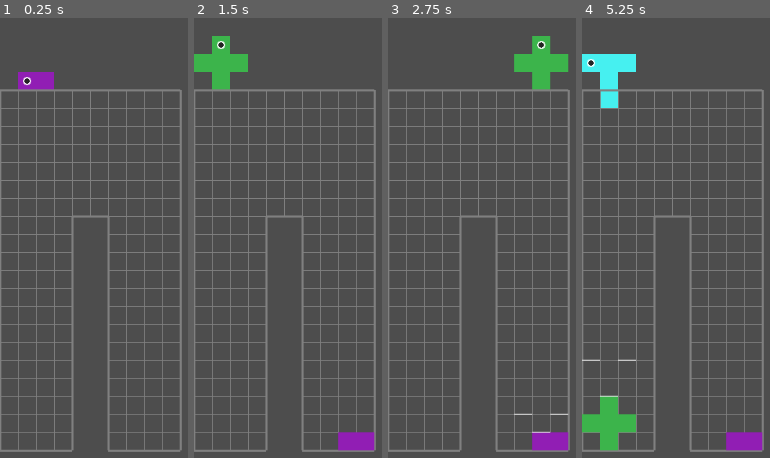
Above: before the commit, frames 1-4 (left to right).
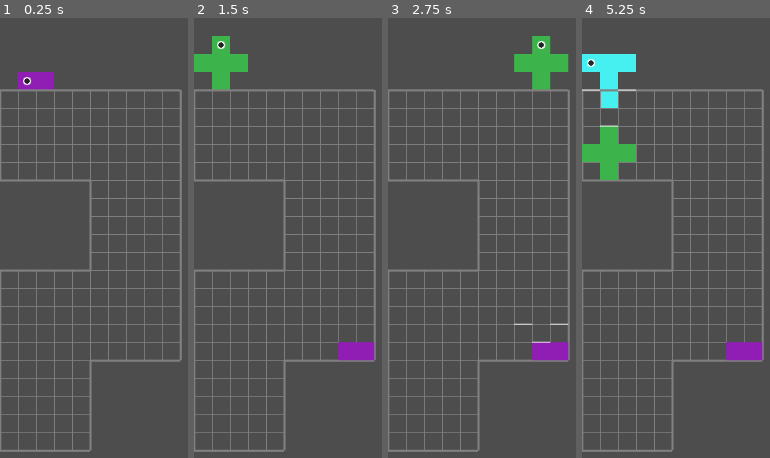
Above: after the commit, the same moments.

Repository: michaellawson96/Polyomino
Game: Godot game, scene res://scenes/Main.tscn
Two runs of this game, one before a commit and one after it. Both use one fixed random seed, a clock stepped at 60 frames per second and the inputs below.
Inputs:
- Up to frame 1 (0.25 s): no input
- Up to frame 2 (1.5 s): hold Right (ui_right) 0.53-1.28 s; hold C (flip_h) 0.53-1.28 s; hold Down (ui_down) from 1.28 s (still down); tap Space (hard_drop) at 1.35 s
- Up to frame 3 (2.75 s): release Down (ui_down) at 2.03 s; hold Right (ui_right) from 2.03 s (still down); hold V (origin_next) from 2.03 s (still down)
- Up to frame 4 (5.25 s): release V (origin_next) at 2.78 s; tap Z (rotate_ccw) at 2.85 s; release Right (ui_right) at 3.53 s; hold X (rotate_cw) 3.53-4.28 s; hold Left (ui_left) 3.53-5.03 s; tap Enter at 4.25 s; tap C (flip_h) at 4.35 s; tap Space (hard_drop) at 5 s; hold Down (ui_down) from 5.03 s (still down); hold Space (hard_drop) from 5.03 s (still down)

The runs differ from the first frame. In frame 1, 4.7% of the frame differs, in the area x 0-97%, y 36-99%; in frame 2, 6.2%; in frame 3, 6.3%; in frame 4, 10%, in the area x 0-97%, y 16-99%.

Commit message:
PTP6 Step 4.1 - Fix falling logic

Diff:
--- a/scripts/Main.gd
+++ b/scripts/Main.gd
@@ -9,7 +9,7 @@
 	var ids: Array[String] = []
 	for d in POLY_DATA.get_all():
 		ids.append(String(d["id"]))
-	_spawn_board_with_mask("res://masks/n.png", 26, ids, 0)
+	_spawn_board_with_mask("res://masks/zigzag.png", 26, ids, 0)
 
 func _spawn_board_with_size(size:Vector2i, cell_size:int, bag_ids:Array[String], seed:int)->void:
 	var board = board_scene.instantiate()
--- a/scripts/logic/ClearCollapse.gd
+++ b/scripts/logic/ClearCollapse.gd
@@ -34,80 +34,97 @@
 				result.append({"y":y,"x0":x0,"x1":x1})
 	return result
 
+static func _has_mask_ceiling_between(board_mask, x:int, y_from:int, cleared_y:int) -> bool:
+	# True if any mask-off cell exists strictly between this cell and the cleared row.
+	for yy in range(y_from+1, cleared_y):
+		if not board_mask.is_playable(x, yy):
+			return true
+	return false
+
 static func collapse_passes(board_mask, board_width:int, board_height:int, cleared_y:int, spans_for_row:Array, snapshot:Dictionary) -> Array:
 	var cleared_cols:=_cleared_columns_for_row(spans_for_row)
 	if cleared_y<=0 or cleared_cols.is_empty():
 		return []
 	var colset:Dictionary={}
 	for x in cleared_cols:
-		colset[x]=true
-	var col_list:Array=cleared_cols.duplicate()
-	col_list.sort()
+		colset[int(x)]=true
 	var passes:Array=[]
+	var moved_pids:Dictionary={}
+	var moved_rubble:Dictionary={}
 	while true:
 		var moves:Array=[]
 		var reserved:Dictionary={}
-		var piece_cells:Dictionary={}
+		var piece_cells_all:Dictionary={}
 		var piece_intact:Dictionary={}
-		var piece_has_col:Dictionary={}
+		var piece_has_elig:Dictionary={}
 		var piece_all_above:Dictionary={}
+		for pos in snapshot.keys():
+			var meta:Dictionary=snapshot[pos]
+			var pid:int=meta.get("pid",-1)
+			if not piece_cells_all.has(pid):
+				piece_cells_all[pid]=[]
+				piece_intact[pid]=true
+				piece_has_elig[pid]=false
+				piece_all_above[pid]=true
+			(piece_cells_all[pid] as Array).append(pos)
+			if meta.get("rubble",false):
+				piece_intact[pid]=false
+			if colset.has(int(pos.x)):
+				piece_has_elig[pid]=true
+			if int(pos.y)>=cleared_y:
+				piece_all_above[pid]=false
+		var considered_pid:Dictionary={}
 		for y in range(cleared_y-1,-1,-1):
-			for i in range(col_list.size()):
-				var x:int=int(col_list[i])
-				var cell:=Vector2i(x,y)
-				if not snapshot.has(cell):
-					continue
-				var meta:Dictionary=snapshot[cell]
-				var pid:int=meta.get("pid",-1)
-				if not piece_cells.has(pid):
-					piece_cells[pid]=[]
-					piece_intact[pid]=true
-					piece_has_col[pid]=false
-					piece_all_above[pid]=true
-				(piece_cells[pid] as Array).append(cell)
-				if meta.get("rubble",false):
-					piece_intact[pid]=false
-				if colset.has(cell.x):
-					piece_has_col[pid]=true
-				if int(cell.y)>=cleared_y:
-					piece_all_above[pid]=false
-		for y in range(cleared_y-1,-1,-1):
-			for i in range(col_list.size()):
-				var x:int=int(col_list[i])
+			for xv in cleared_cols:
+				var x:int=int(xv)
 				var pos:=Vector2i(x,y)
 				if not snapshot.has(pos):
 					continue
 				var meta:Dictionary=snapshot[pos]
+				var pid:int=meta.get("pid",-1)
+				# Rubble: skip if already moved; apply ceiling rule per-block
 				if meta.get("rubble",false):
-					var to_r:=Vector2i(pos.x,pos.y+1)
-					if to_r.y<board_height and board_mask.is_playable(to_r.x,to_r.y) and not reserved.has(to_r) and not snapshot.has(to_r):
-						moves.append({"from":pos,"to":to_r,"pid":meta.get("pid",-1),"rubble":true})
-						reserved[to_r]=true
+					if not moved_rubble.has(pos) and colset.has(x):
+						if not _has_mask_ceiling_between(board_mask, x, y, cleared_y):
+							var to_r:=Vector2i(x,y+1)
+							if to_r.y<board_height and board_mask.is_playable(to_r.x,to_r.y) and not reserved.has(to_r) and not snapshot.has(to_r):
+								moves.append({"from":pos,"to":to_r,"pid":pid,"rubble":true})
+								reserved[to_r]=true
 					continue
-				var pid:int=meta.get("pid",-1)
+				# Intact piece: one move per piece; apply ceiling rule across ALL blocks
+				if moved_pids.has(pid) or considered_pid.has(pid):
+					continue
+				considered_pid[pid]=true
 				if not piece_intact.get(pid,false):
 					continue
-				if not piece_has_col.get(pid,false):
+				if not piece_has_elig.get(pid,false):
 					continue
 				if not piece_all_above.get(pid,false):
 					continue
-				if piece_cells.has(pid):
-					var cells:Array=piece_cells[pid]
-					var can_move:bool=true
-					for c in cells:
-						var to:=Vector2i(int(c.x),int(c.y)+1)
-						if to.y>=board_height or not board_mask.is_playable(to.x,to.y):
-							can_move=false; break
-						if reserved.has(to):
-							can_move=false; break
-						if snapshot.has(to) and int((snapshot[to] as Dictionary).get("pid",-2))!=pid:
-							can_move=false; break
-					if can_move:
-						for c2 in cells:
-							var to2:=Vector2i(int(c2.x),int(c2.y)+1)
-							moves.append({"from":Vector2i(int(c2.x),int(c2.y)),"to":to2,"pid":pid,"rubble":false})
-							reserved[to2]=true
-						piece_cells.erase(pid)
+				var cells:Array = piece_cells_all.get(pid,[])
+				if cells.is_empty():
+					continue
+				var all_blocked_by_ceiling:bool=true
+				for c in cells:
+					if not _has_mask_ceiling_between(board_mask, int(c.x), int(c.y), cleared_y):
+						all_blocked_by_ceiling=false; break
+				if all_blocked_by_ceiling:
+					continue
+				var can_move:bool=true
+				for c in cells:
+					var to:=Vector2i(int(c.x),int(c.y)+1)
+					if to.y>=board_height or not board_mask.is_playable(to.x,to.y):
+						can_move=false; break
+					if reserved.has(to):
+						can_move=false; break
+					if snapshot.has(to) and int((snapshot[to] as Dictionary).get("pid",-2))!=pid:
+						can_move=false; break
+				if can_move:
+					for c2 in cells:
+						var to2:=Vector2i(int(c2.x),int(c2.y)+1)
+						moves.append({"from":Vector2i(int(c2.x),int(c2.y)),"to":to2,"pid":pid,"rubble":false})
+						reserved[to2]=true
+					moved_pids[pid]=true
 		if moves.is_empty():
 			break
 		for m in moves:
@@ -115,6 +132,8 @@
 		for m in moves:
 			var topos:Vector2i=m["to"]
 			snapshot[topos]={"pid":m.get("pid",-1),"rubble":m.get("rubble",false)}
+			if m.get("rubble",false):
+				moved_rubble[topos]=true
 		passes.append(moves)
 	return passes
 
Binary file changed: masks/10x20.png
Binary file added: masks/zigzag.png
Not shown, added: masks/zigzag.png.import
